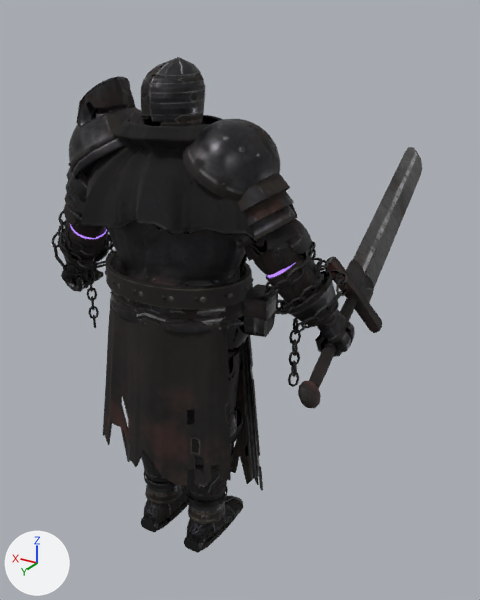
Before and after pictures for a commit that changed the glTF model public/models/boss_executioner.glb.
Both versions are drawn from a 50 mm camera at (-1.6, 2.16, 2.37) aimed at (0.09, -0.66, 0.96). The axes (+X, +Y, +Z) are drawn at lower left. The lights are the same throughout. The picture after the commit comes second. Vertices at exactly the same position are counted once.

Script lines for the objects in view, before the commit:
```python
me_undertorso = bpy.data.meshes.new('UnderTorso')
me_undertorso.from_pydata(...)  # 17039 vertices, 29967 faces; spans x -0.78..0.77, y -1.96..0.34, z 0.0..2.22
# faces by material slot: [24397, 560, 5010]
me_undertorso.materials.append(mat_boss_executioner_a)
me_undertorso.materials.append(mat_boss_executioner_glow)  # dark purple #271930, glowing purple #ad7cff
me_undertorso.materials.append(mat_boss_executioner_b)
ob_boss_executioner_mesh = bpy.data.objects.new('boss_executioner_mesh', me_undertorso)
ob_boss_executioner_mesh.location = (0.0, 0.0, 0.0)
```
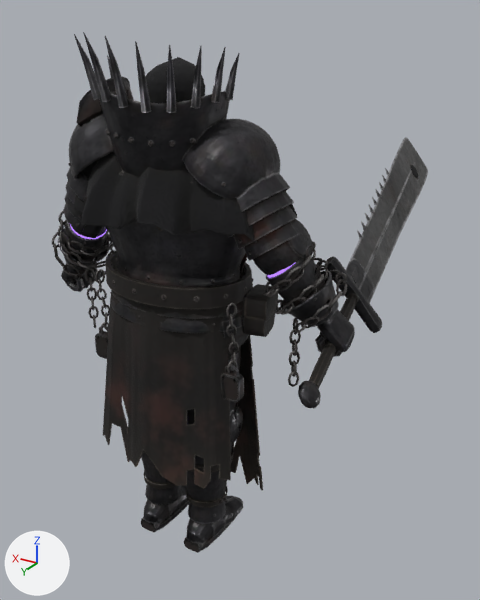
The edits, one by one:
me_undertorso is used by ob_boss_executioner_mesh; location (0.0, 0.0, 0.0).
me_undertorso had 17039 vertices, 29967 faces and spanned x -0.78..0.77, y -1.96..0.34, z 0.0..2.22.
me_undertorso now has 18655 vertices, 32923 faces and spans x -0.78..0.77, y -1.98..0.36, z 0.0..2.31.
me_undertorso part 1: the loose piece of 32 vertices spanning x 0.53..0.57, y -0.05..-0.01, z 1.18..1.26 is copied, and the copy is moved by (-0.21, 0.15, 0.0); it spans x 0.32..0.36, y 0.1..0.14, z 1.18..1.25.
me_undertorso part 2: the loose piece of 32 vertices spanning x 0.53..0.57, y -0.05..-0.01, z 1.08..1.16 is copied, and the copy is moved by (-0.21, 0.14, 0.01); it spans x 0.32..0.36, y 0.09..0.12, z 1.1..1.17.
me_undertorso part 3: the loose piece of 96 vertices spanning x -0.04..0.08, y -0.26..-0.24, z 1.29..1.4 is copied, and the copy is scaled about its middle by (0.835, 1.64, 1.11), then moved by (0.32, 0.37, -0.38), in mat_boss_executioner_b; it spans x 0.29..0.39, y 0.1..0.14, z 0.9..1.03.
me_undertorso part 4: the loose piece of 96 vertices spanning x -0.04..0.08, y -0.26..-0.24, z 1.29..1.4 is copied, and the copy is scaled about its middle by (0.835, 1.64, 1.11), then moved by (-0.37, 0.37, -0.39), in mat_boss_executioner_b; it spans x -0.39..-0.29, y 0.1..0.14, z 0.89..1.02.
me_undertorso part 5: 87 vertices moved from x -0.68..0.61, y -1.82..0.3, z 0.14..2.22 to x -0.69..0.61, y -1.68..0.3, z 0.14..2.22; 239 vertices removed from x -0.7..0.69, y -1.96..0.3, z 0.12..2.14; 1360 vertices added at x -0.66..0.69, y -1.98..0.36, z 0.12..2.31.
me_undertorso part 6: 24957 kept faces spanning x -0.78..0.77, y -1.82..0.32, z 0.0..2.22 get new texture (UV) coordinates.
Other edits to the shape of me_undertorso do not show in these pictures.

Changed parts and their boxes [x1, y1, x2, y2] in the pictures (480 x 600 px):
'boss_executioner_mesh', reshaped
    before: [51, 57, 422, 553]
    after: [52, 32, 428, 553]
part 1 of me_undertorso, added
    after: [97, 289, 107, 300]
part 2 of me_undertorso, added
    after: [101, 305, 110, 316]
part 3 of me_undertorso, added
    after: [95, 331, 108, 359]
part 4 of me_undertorso, added
    after: [222, 370, 244, 402]
part 5 of me_undertorso, built on
    before: [61, 97, 422, 504]
    after: [61, 32, 428, 504]
part 6 of me_undertorso, surface changed
    both: [52, 57, 410, 553]
